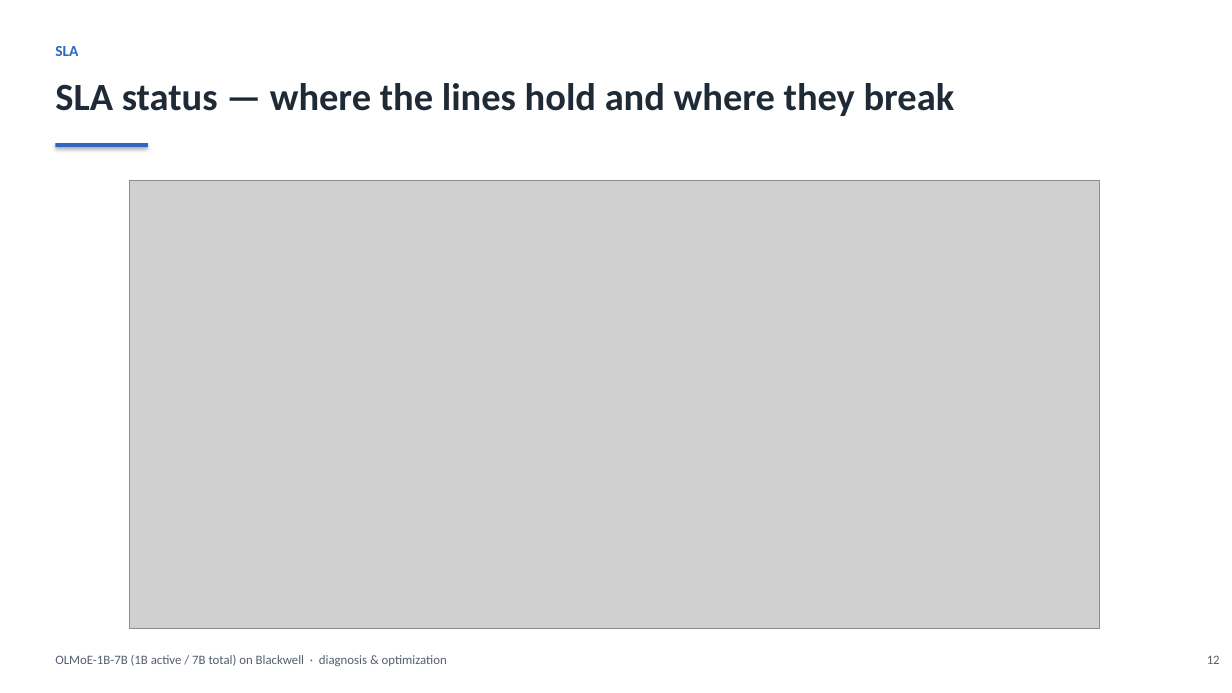
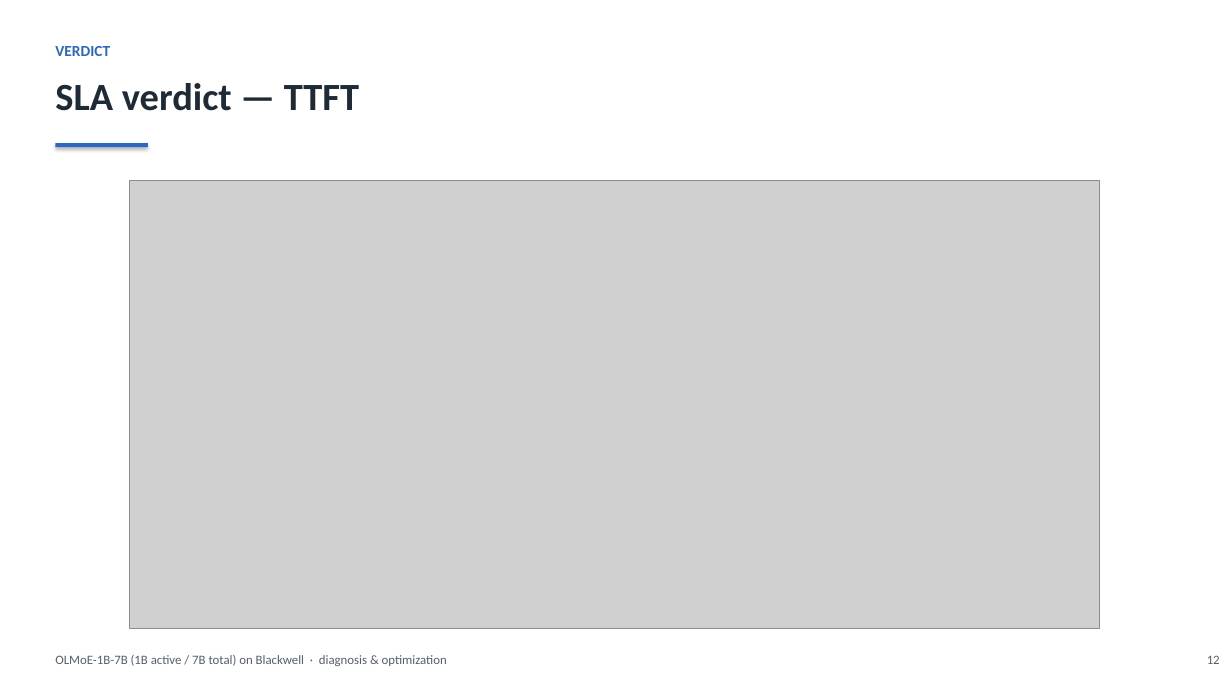
Before and after one commit to harishvs/moe-inference-optimize, a slide deck: slide 12 of talk/deck.pptx. Drawn at 1232x693 pixels with LibreOffice and Linux fonts; fonts in the diff are those of the drawing; grey boxes stand for pictures. Boxes give left, top, right and bottom in pixels: in the first picture for what was removed or moved away, otherwise in the second. Text is boxed around its words. In the diff, an @@ line names an element or a change of style, - is before the commit and + after.

```diff
--- a/talk/deck.pptx
+++ b/talk/deck.pptx
@@ text at (55,46,110,56): text changed @@
-SLA
+VERDICT
@@ text at (55,83,359,111): text changed @@
-SLA status — where the lines hold and where they break
+SLA verdict — TTFT
```
Also in this commit, not shown: 13 other slides changed, 2 slides added, 1 slide removed, 7 other files.
